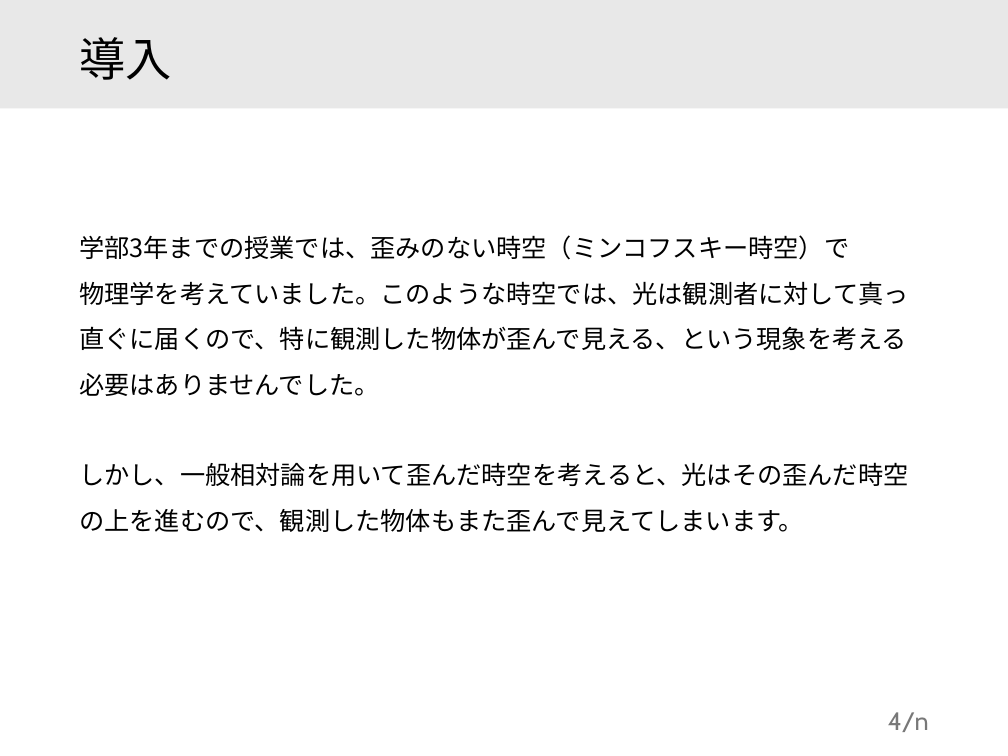
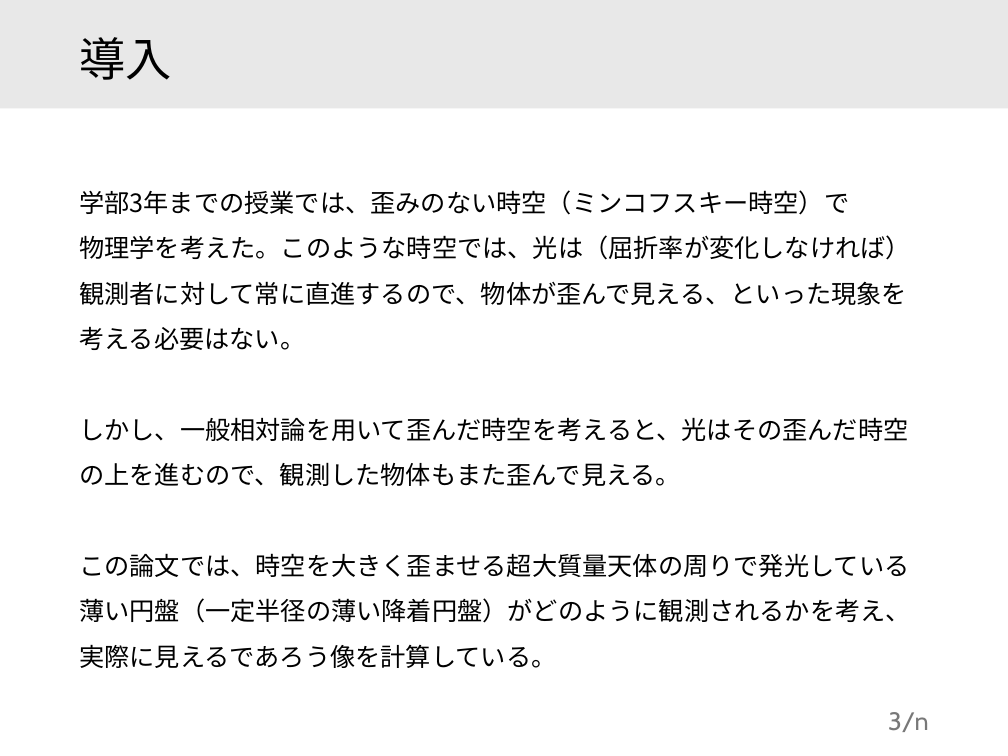
Before and after one commit to motoki-omamiuda/gakushuin, a slide deck: slide 3 of docs/大輪講.pptx (slide 4 before the commit). Drawn at 1008x756 pixels with LibreOffice and Linux fonts; fonts in the diff are those of the drawing. Boxes give left, top, right and bottom in pixels: in the first picture for what was removed or moved away, otherwise in the second. Text is boxed around its words. In the diff, an @@ line names an element or a change of style, - is before the commit and + after.

```diff
--- a/docs/大輪講.pptx
+++ b/docs/大輪講.pptx
@@ text at [79,235,911,668]: text changed @@
-物理学を考えていました。このような時空では、光は観測者に対して真っ直ぐに届くので、特に観測した物体が歪んで見える、という現象を考える
-必要はありませんでした。
-しかし、一般相対論を用いて歪んだ時空を考えると、光はその歪んだ時空の上を進むので、観測した物体もまた歪んで見えてしまいます。
+物理学を考えた。このような時空では、光は（屈折率が変化しなければ）観測者に対して常に直進するので、物体が歪んで見える、といった現象を考える必要はない。
+しかし、一般相対論を用いて歪んだ時空を考えると、光はその歪んだ時空の上を進むので、観測した物体もまた歪んで見える。
+この論文では、時空を大きく歪ませる超大質量天体の周りで発光している薄い円盤（一定半径の薄い降着円盤）がどのように観測されるかを考え、実際に見えるであろう像を計算している。
@@ page number at [888,712,929,732]: text changed @@
-4/n
+3/n
```
Also in this commit, not shown: 2 other slides changed, 2 slides removed, 27 other files.
